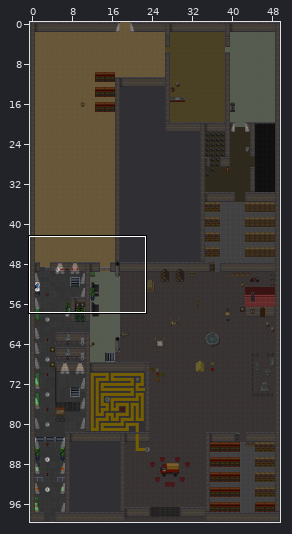
Tiled map (JSON) -- maps/ebk_e0.json. The first picture is a wide view before the edit; the outline marks the close-up.
Close-up. The starting point:
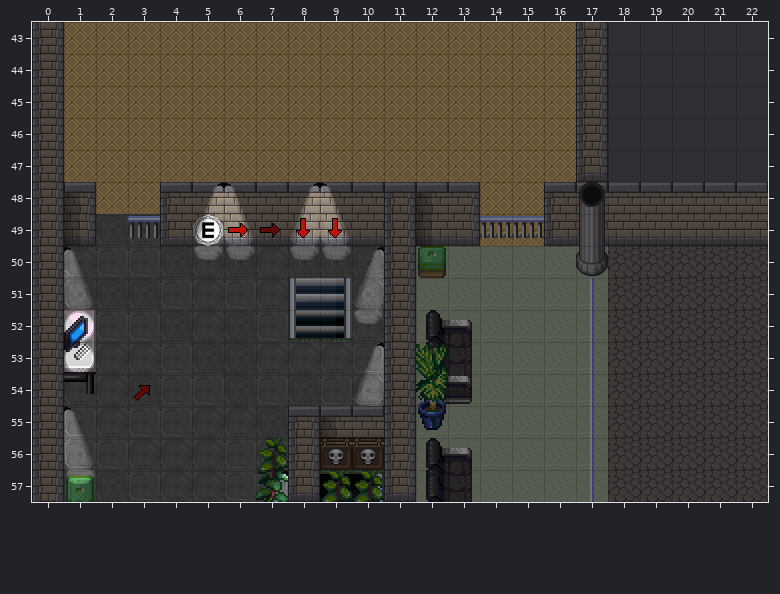
Cells are 32x32 px. Shown: x 0..22, y 43..57. The commit also changed other parts of the map, which this record leaves out.
Once edited:
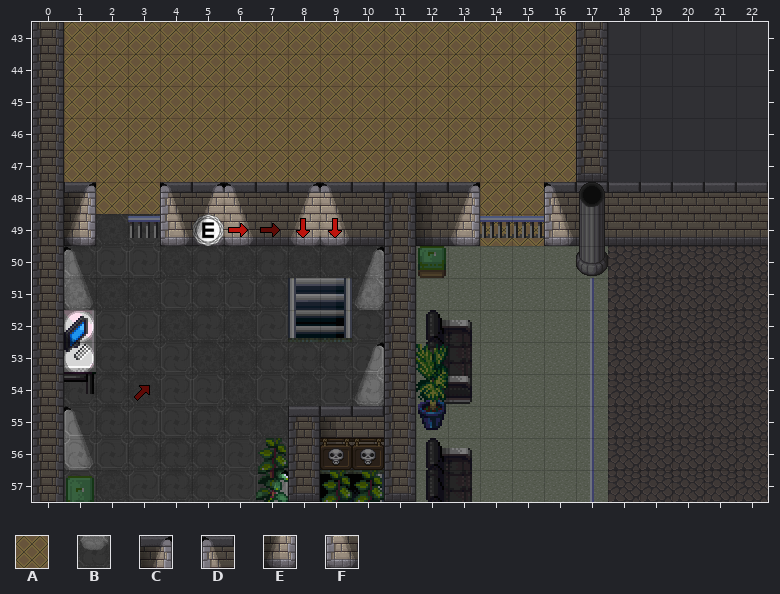
Key: from "nightoverlay": A 0, B 2, C 3, D 3 flipped left-right, E 11, F 11 flipped left-right.
_ is an empty cell.
Tiles replaced or removed in this view: A, B.
See-through tiles are keyed as they look on the map.
Change:
Changed rows in their new state; . is an unchanged cell.
Layer "Nightoverlay":
first column x 1:
48 C..D........C..D
49 E..F........E..F
50 ....AA.AA.......
52 .........A......
first column x 1:
57 A
Boxes around the changes in both close-ups, in picture pixels (x1, y1, x2, y2):
changed: (67, 182, 96, 246)
changed: (160, 182, 255, 260)
changed: (451, 182, 480, 246)
changed: (544, 182, 573, 246)
changed: (290, 246, 351, 260)
changed: (354, 310, 383, 324)
changed: (66, 470, 95, 484)
